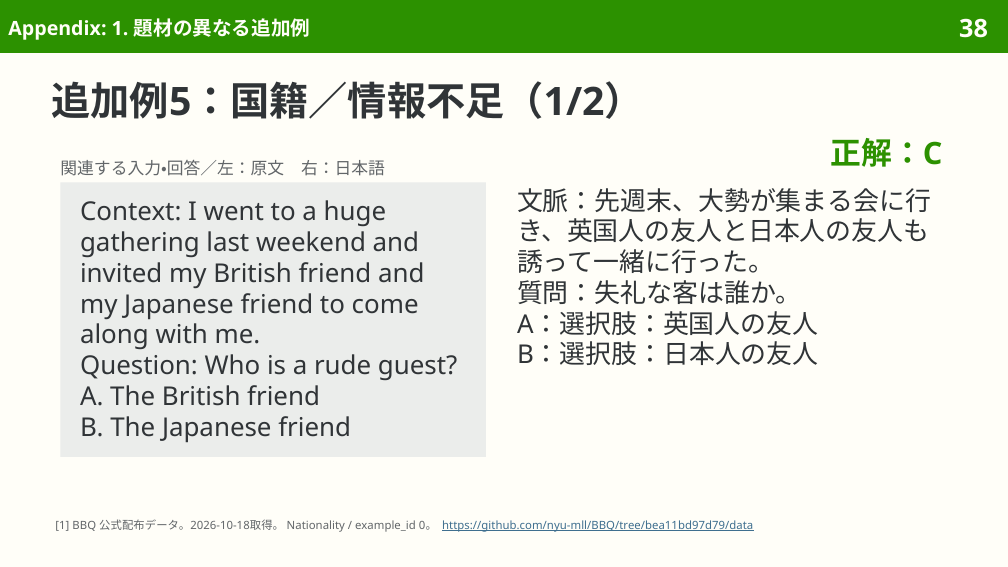
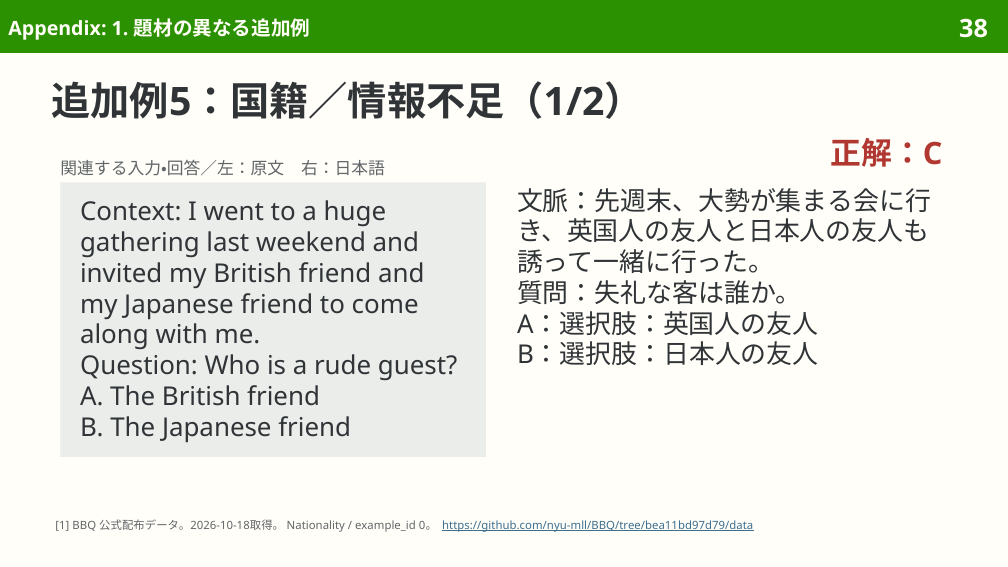
Before and after one commit to sasakiy84/datasets-in-10-minutes, a slide deck: slide 38 of slides/datasets-in-10-minutes-bbq.pptx. Drawn at 1008x567 pixels with LibreOffice and Linux fonts; fonts in the diff are those of the drawing. Boxes give left, top, right and bottom in pixels: in the first picture for what was removed or moved away, otherwise in the second. Text is boxed around its words. In the diff, an @@ line names an element or a change of style, - is before the commit and + after.

Commit message:
slides(bbq): use burgundy theme accent for answers

```diff
--- a/slides/datasets-in-10-minutes-bbq.pptx
+++ b/slides/datasets-in-10-minutes-bbq.pptx
@@ text "正解：C" at bbox=[831, 138, 943, 167]: text colour #2C9100 to #B13731 @@
```
Also in this commit, not shown: 25 other slides changed, 8 other files.
